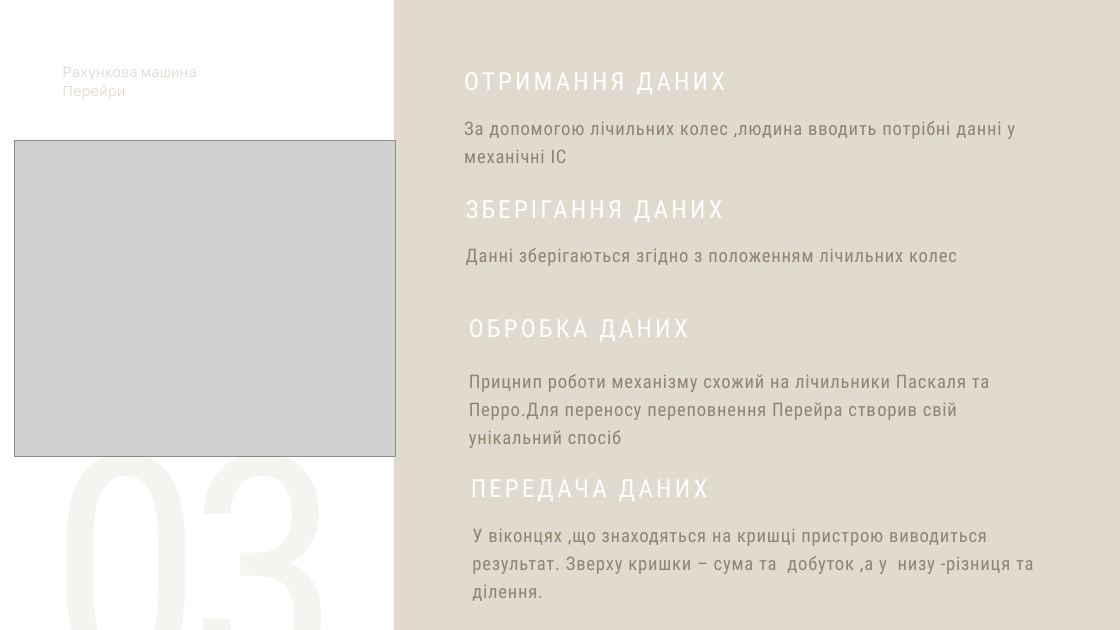
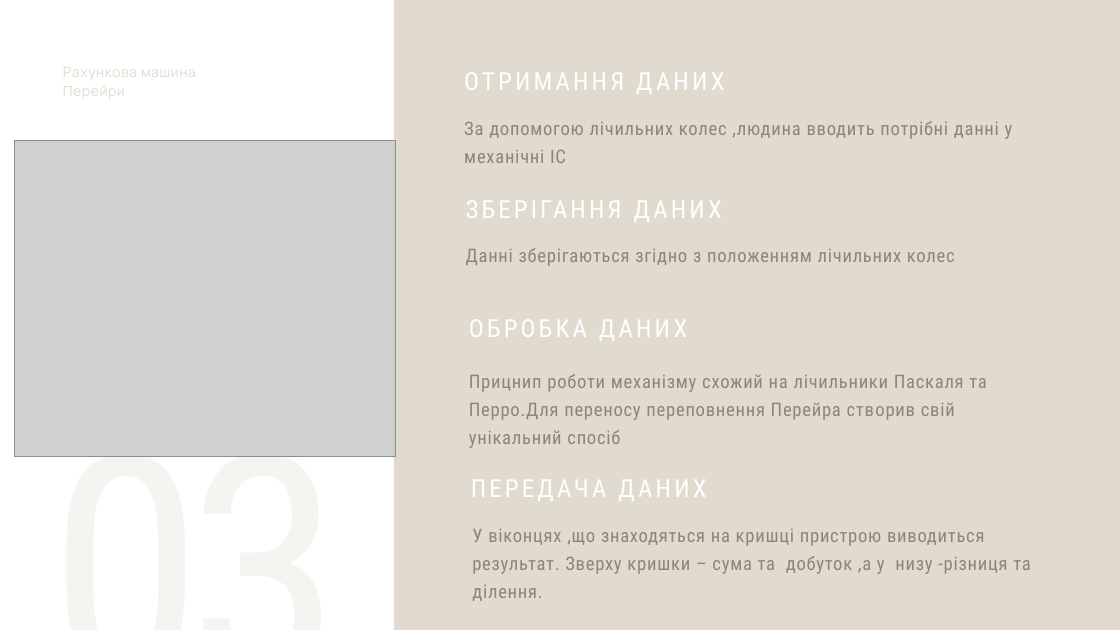
Before and after one commit to mariiasirenko2/Operating-System.Laboratory-Work-1, a slide deck: slide 4 of Машина_Перейри_full.pptx. Drawn at 1120x630 pixels with LibreOffice and Linux fonts; fonts in the diff are those of the drawing; grey boxes stand for pictures. Boxes give left, top, right and bottom in pixels: in the first picture for what was removed or moved away, otherwise in the second. Text is boxed around its words. In the diff, an @@ line names an element or a change of style, - is before the commit and + after.

```diff
--- a/Машина_Перейри_full.pptx
+++ b/Машина_Перейри_full.pptx
@@ letter spacing 1 to 0.9 pt in 4 elements at [464, 121, 1013, 163], [469, 374, 986, 448], [472, 529, 1030, 601], [466, 248, 955, 266] @@
```
Also in this commit, not shown: 5 other slides changed, 1 slide added.
